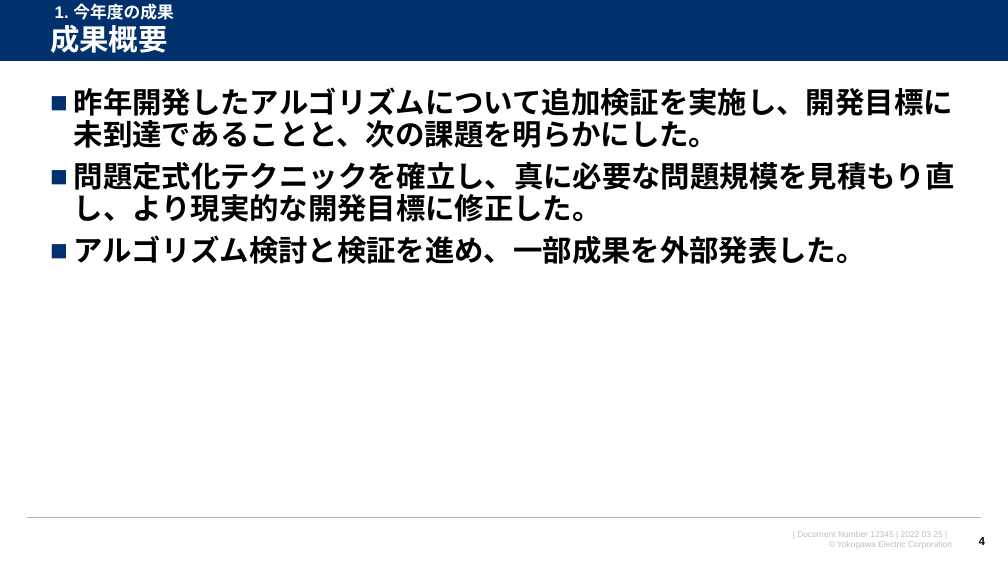
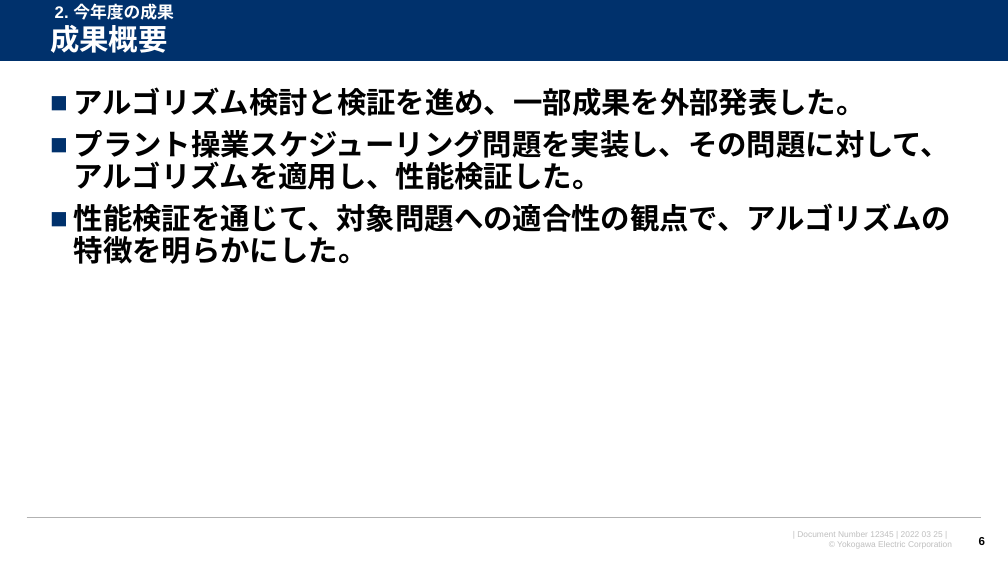
Before and after one commit to watarukumagai-git/opt, a slide deck: slide 6 of joint_res/2210XX_東京都立大安田先生_共同研究打合せ資料_rev.0.pptx (slide 4 before the commit). Drawn at 1008x567 pixels with LibreOffice and Linux fonts; fonts in the diff are those of the drawing; background and template pictures are left out. Boxes give left, top, right and bottom in pixels: in the first picture for what was removed or moved away, otherwise in the second. Text is boxed around its words. In the diff, an @@ line names an element or a change of style, - is before the commit and + after.

```diff
--- a/joint_res/2210XX_東京都立大安田先生_共同研究打合せ資料_rev.0.pptx
+++ b/joint_res/2210XX_東京都立大安田先生_共同研究打合せ資料_rev.0.pptx
@@ text at box(55, 3, 173, 20): text changed @@
-1. 今年度の成果
+2. 今年度の成果
@@ text at box(74, 87, 955, 222): paragraphs removed @@
-■ 昨年開発したアルゴリズムについて追加検証を実施し、開発目標に未到達であることと、次の課題を明らかにした。
-■ 問題定式化テクニックを確立し、真に必要な問題規模を見積もり直し、より現実的な開発目標に修正した。
@@ text at box(74, 129, 951, 264): paragraphs added @@
+■ プラント操業スケジューリング問題を実装し、その問題に対して、アルゴリズムを適用し、性能検証した。
+■ 性能検証を通じて、対象問題への適合性の観点で、アルゴリズムの特徴を明らかにした。
@@ page number at box(979, 537, 985, 545): text changed @@
-4
+6
```
Also in this commit, not shown: 6 other slides changed, 1 slide added, 1 slide removed.
